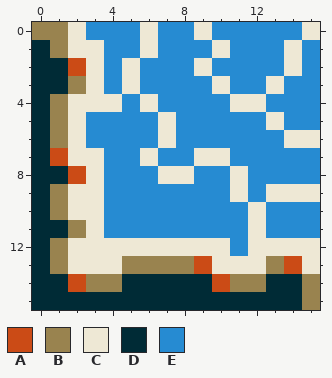
Edited in one commit: pixel-art file (ProjectMicro/Assets/Art/Tiles/Water_NE.aseprite). The picture above is the old version.
16x16 pixels, 1 frame.
Palette (. is transparent): A #cb4b16  B #99834f  C #eee8d5  D #002b36  E #268bd2
Pixels before, first column x 0:
 0 BBCEEECEECEEEEEC
 1 DBCCEECEEECEEECE
 2 DDACECEEECEEEECE
 3 DDBCECEEEECEECEE
 4 DBCCCECEEEECCEEE
 5 DBCEEEECEEEEECEE
 6 DBCEEEECEEEEEECC
 7 DACCEECEECCEEEEE
 8 DDACEEECCEECEEEE
 9 DBCCEEEEEEECECCC
10 DBCCEEEEEEEECEEE
11 DDBCEEEEEEEECEEE
12 DBCCCCCCCCCECCCC
13 DBCCCBBBBACCCBAC
14 DDABBDDDDDABBDDB
15 DDDDDDDDDDDDDDDB
Now the later version:
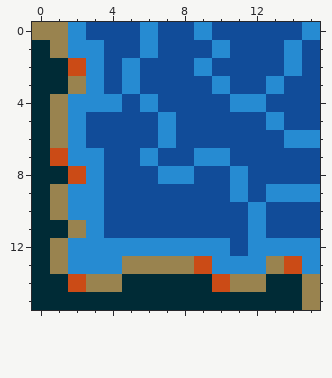
Edits made:
{"colour":"C","old":"#eee8d5","new":"#268bd2"}
{"colour":"E","old":"#268bd2","new":"#114c99"}
